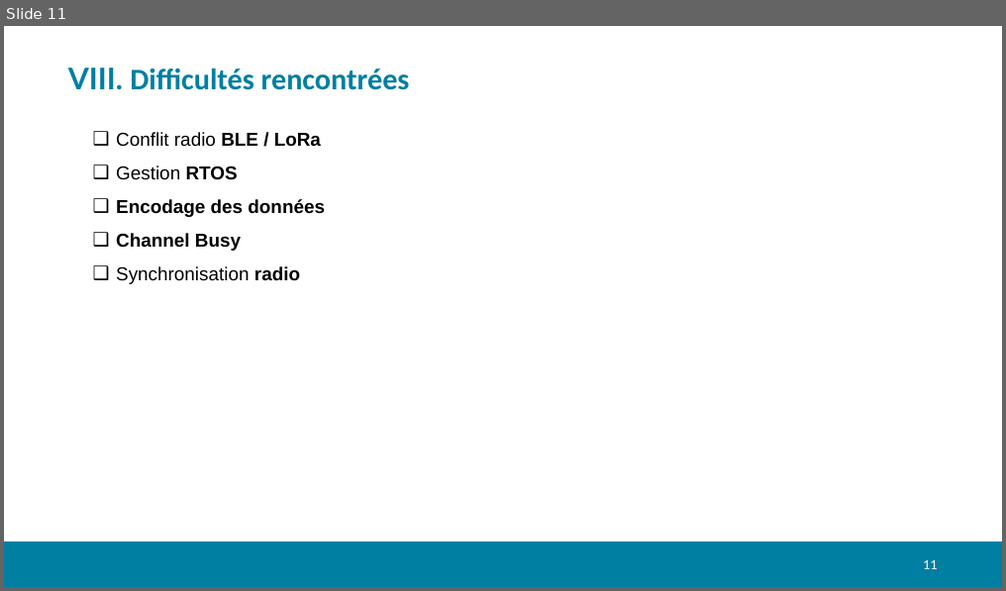
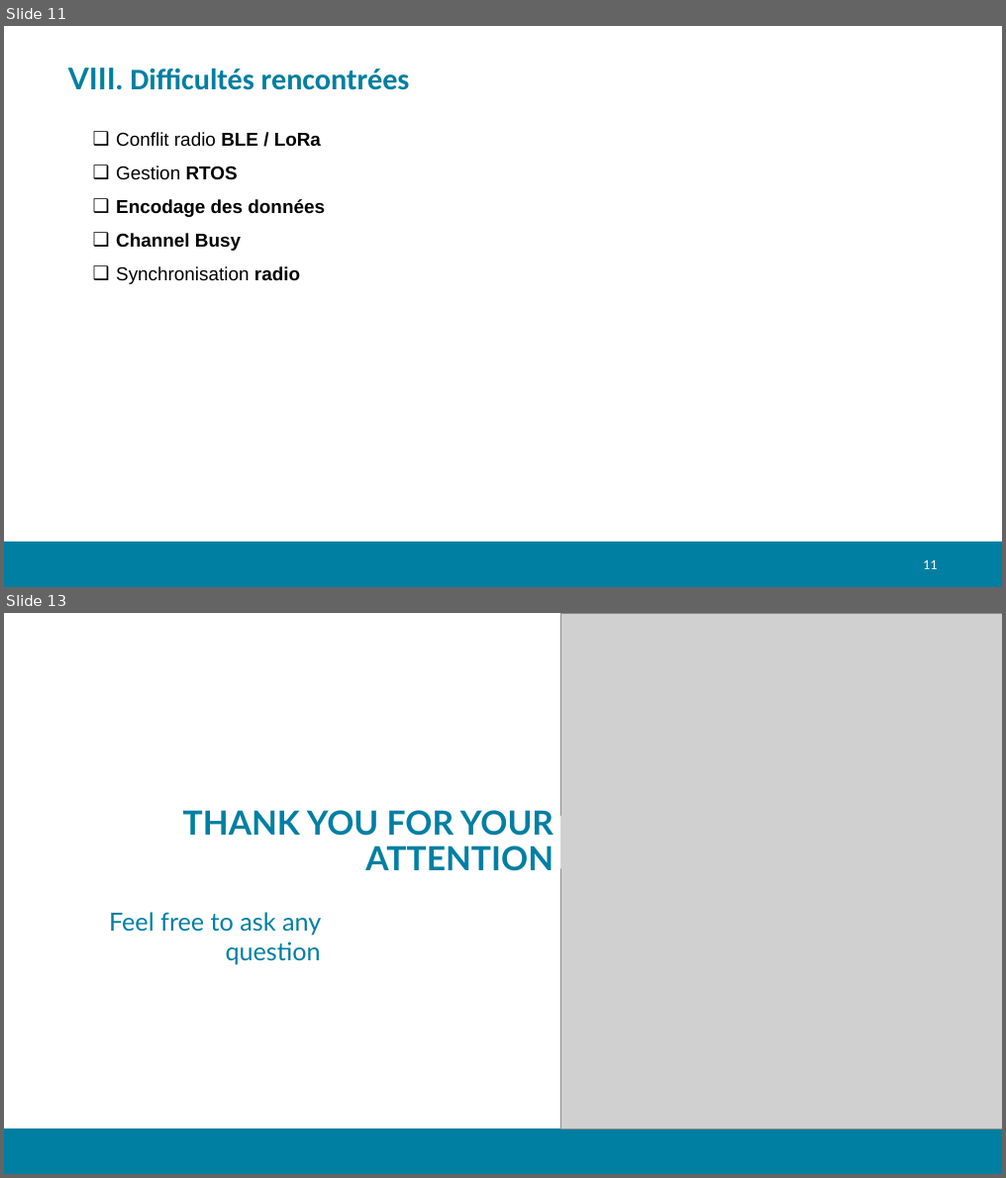
Before and after one commit to BASSO-Jostin/LoBLE-Scout, a slide deck: Docs/Projet_final.pptx. Shown one above the other, each under a label of ours: slide 11 before the commit, slides 11 and 13 after it; the slides between them are not shown. The pictures are 1006x591 and 1006x1178 pixels, drawn with LibreOffice and Linux fonts; fonts in the diff are those of the drawing; grey boxes stand for pictures; background and template pictures are left out. Boxes give left, top, right and bottom in pixels: in the first picture for what was removed or moved away, otherwise in the second. Text is boxed around its words. In the diff, an @@ line names an element or a change of style, - is before the commit and + after.

Commit message:
Update projet_final.pptx and image project added

```diff
--- a/Docs/Projet_final.pptx
+++ b/Docs/Projet_final.pptx
@@ slide 13 added at [4, 613, 1002, 1174], background #FFFFFF; not listed: 1 template element that a slide beside it also shows @@
@@ picture added at [561, 613, 1002, 1129] @@
@@ text added at [183, 810, 553, 871], 32 pt, text #007FA2, bold @@
+THANK YOU FOR YOUR ATTENTION
@@ rectangle added at [4, 870, 1002, 954], fill #FFFFFF at 75% opacity @@
@@ subtitle added at [109, 912, 321, 965], 24 pt, text #007FA2 @@
+Feel free to ask any question
```
Also in this commit, not shown: 2 slides changed, 1 other file.
